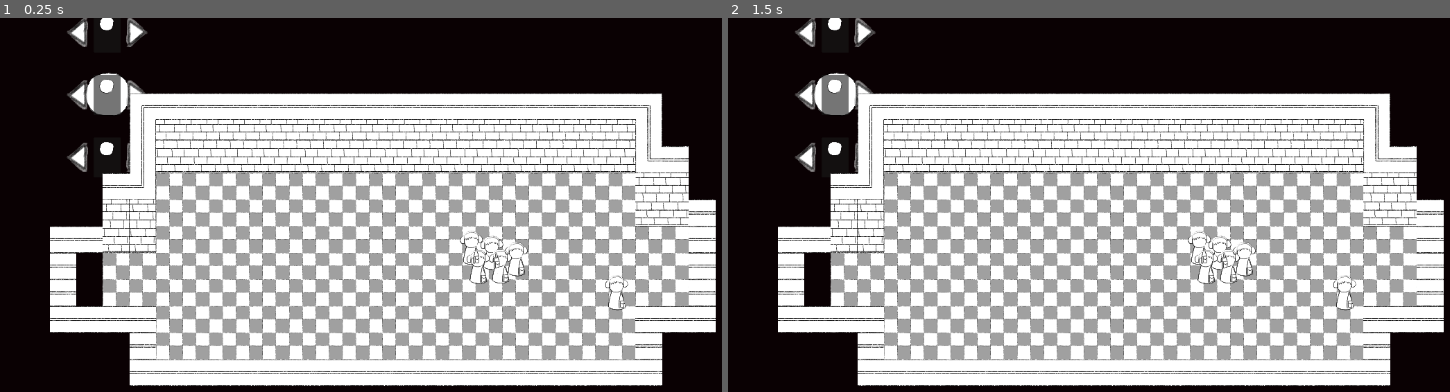
Above: before the commit, frames 1-2 (left to right).
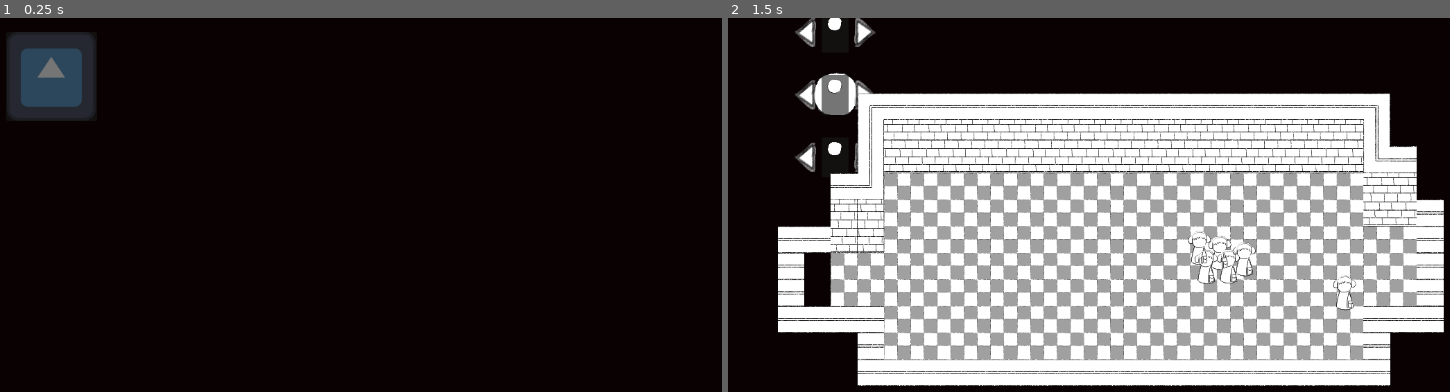
Above: after the commit, the same moments.

Repository: Mkath1423/uw-gdc-w26-game-jam
Game: Godot game, scene res://core/screens/start.tscn
Two runs of this game, one before a commit and one after it. Both use one fixed random seed, a clock stepped at 60 frames per second and the inputs below. The engine's default icon, where the game draws it, is replaced by a stand-in: a white triangle on a blue panel in a dark square.
Inputs (mouse positions are in pixels of both pictures, inside the frame that each line leads up to):
- Up to frame 1 (0.25 s): no input
- Up to frame 2 (1.5 s): click (778, 77) at 0.52 s; click (807, 32) at 1.27 s

The runs differ from the first frame. In frame 1, 68% of the frame differs, in the area x 0-100%, y 0-99%; in frame 2, nothing differs.

Commit message:
Added test play game button to menu

Diff:
--- a/fitting-in/core/screens/start.gd
+++ b/fitting-in/core/screens/start.gd
@@ -1,4 +1,4 @@
 extends Node2D
 
-func _ready():
+func _on_button_pressed() -> void:
 	SceneManager.swap_screen(SceneManager.Screen.Game)
--- a/fitting-in/core/screens/start.tscn
+++ b/fitting-in/core/screens/start.tscn
@@ -9,3 +9,11 @@
 [node name="Sprite2D" type="Sprite2D" parent="." unique_id=1535648365]
 position = Vector2(84, 84)
 texture = ExtResource("1_epya6")
+
+[node name="Button" type="Button" parent="." unique_id=313881148]
+offset_left = 19.0
+offset_top = 20.0
+offset_right = 150.0
+offset_bottom = 149.0
+
+[connection signal="pressed" from="Button" to="." method="_on_button_pressed"]
